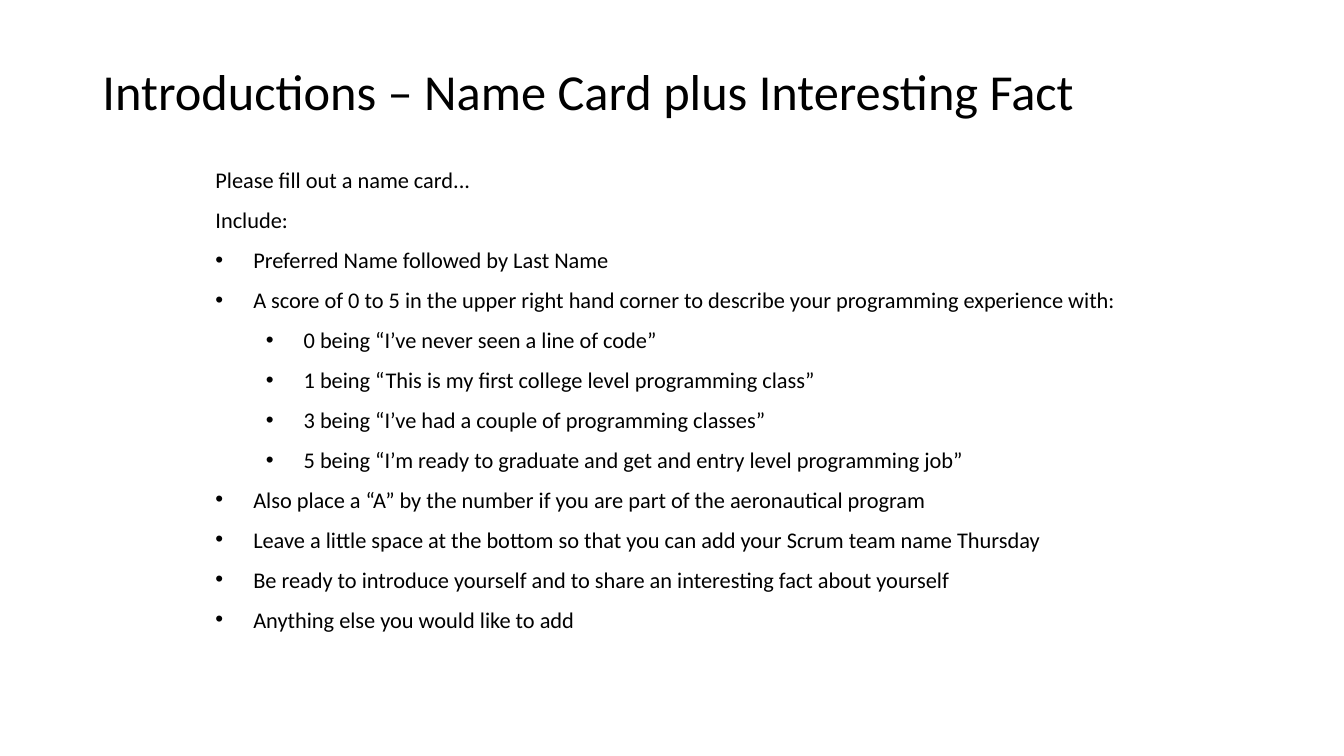
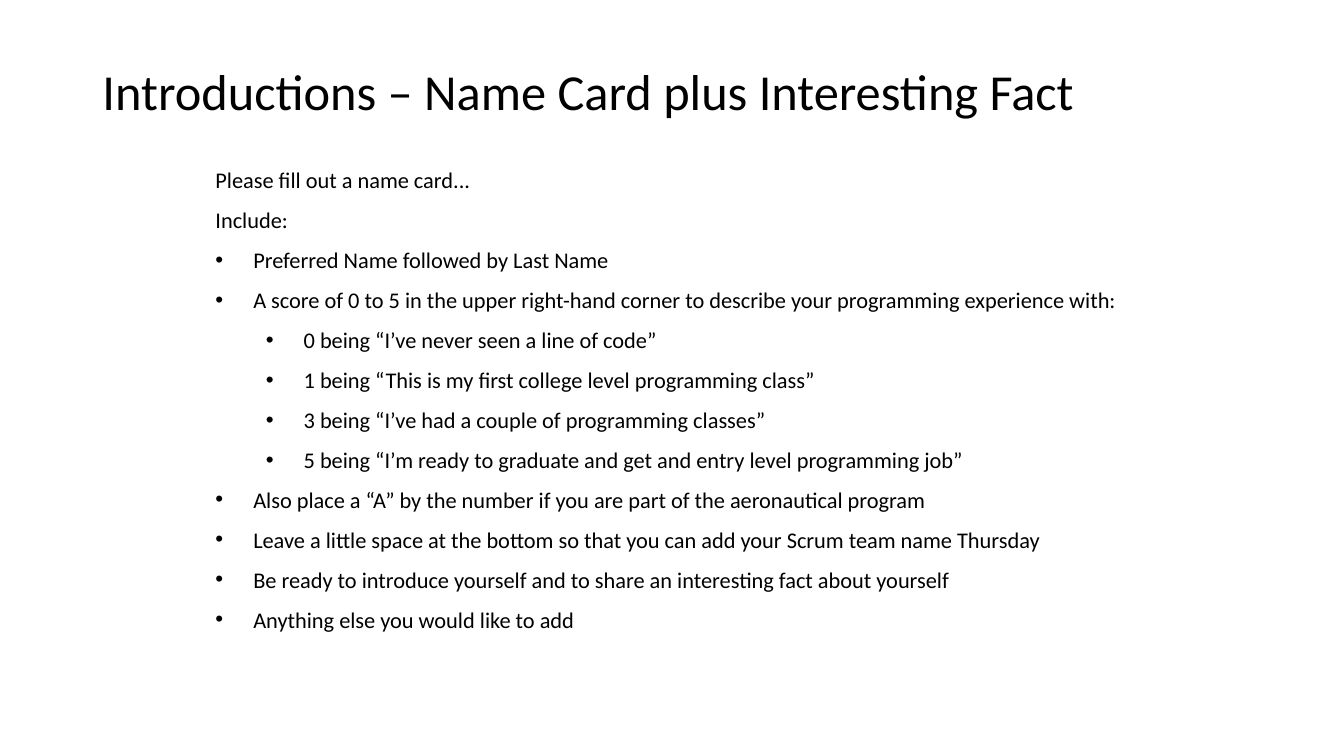
Before and after one commit to EricJPogue/CPSC-24500, a slide deck: slide 5 of lecture-slides/2019-08-26.pptx. Drawn at 1344x756 pixels with LibreOffice and Linux fonts; fonts in the diff are those of the drawing. Boxes give left, top, right and bottom in pixels: in the first picture for what was removed or moved away, otherwise in the second. Text is boxed around its words. In the diff, an @@ line names an element or a change of style, - is before the commit and + after.

```diff
--- a/lecture-slides/2019-08-26.pptx
+++ b/lecture-slides/2019-08-26.pptx
@@ text at [253, 292, 1115, 312]: text changed @@
-• A score of 0 to 5 in the upper right hand corner to describe your programming experience with:
+• A score of 0 to 5 in the upper right-hand corner to describe your programming experience with:
```
Also in this commit, not shown: 4 other slides changed.
